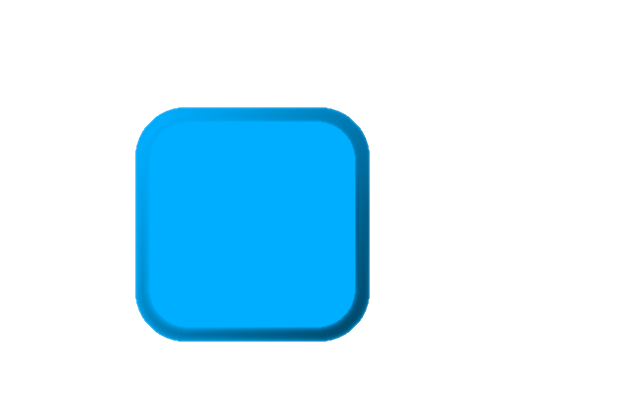
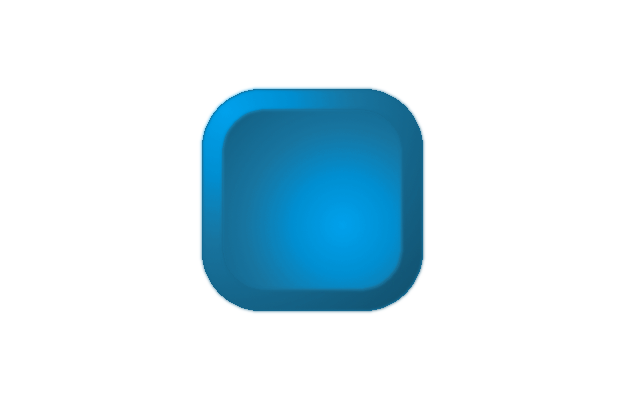
The second (640, 400) image is a revision of the first. Changes to its layers:
painted on "Layer" over [135, 86, 426, 342]
